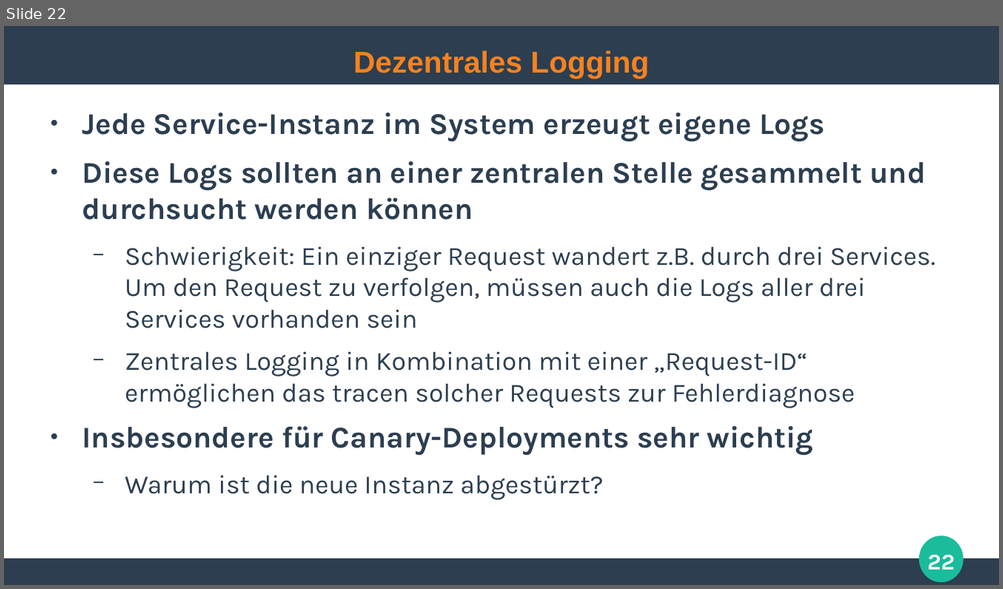
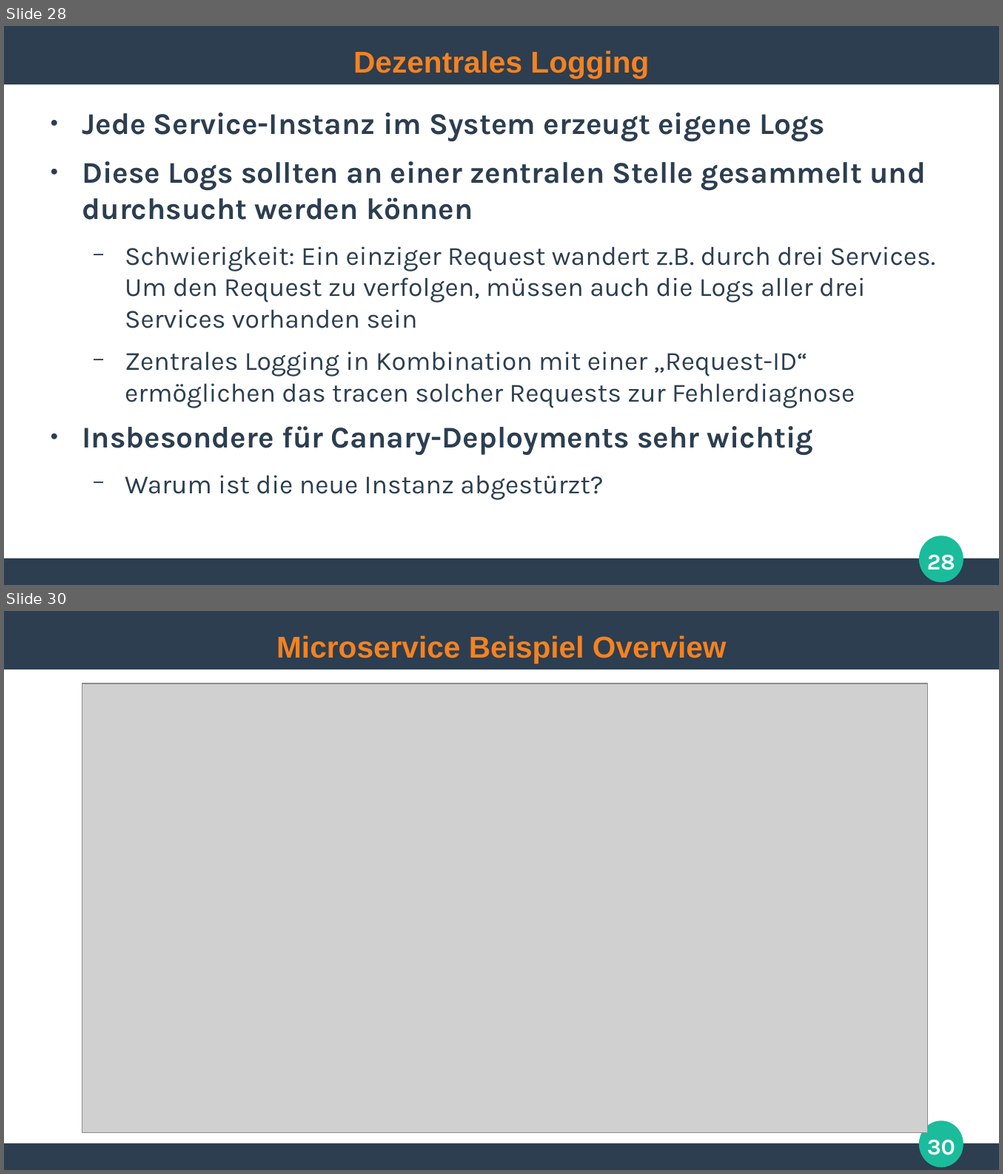
Before and after one commit to ghandmann/HS-AlbSig-WebAnwendungen2, a slide deck: Kapitel/10_Microservice_Architecture.odp. Shown one above the other, each under a label of ours: slide 22 before the commit, slides 28 and 30 after it; the slides between them are not shown. The pictures are 1003x589 and 1003x1174 pixels, drawn with LibreOffice and Linux fonts; fonts in the diff are those of the drawing; grey boxes stand for pictures. Boxes give left, top, right and bottom in pixels: in the first picture for what was removed or moved away, otherwise in the second. Text is boxed around its words. In the diff, an @@ line names an element or a change of style, - is before the commit and + after.

```diff
--- a/Kapitel/10_Microservice_Architecture.odp
+++ b/Kapitel/10_Microservice_Architecture.odp
@@ slide 30 added at (4, 611, 999, 1170), background #FFFFFF; not listed: 3 template elements that a slide beside it also shows @@
@@ title added at (276, 635, 726, 664), 24 pt, text #F58220, bold @@
+Microservice Beispiel Overview
@@ picture added at (82, 684, 928, 1133) @@
@@ page number added at (927, 1140, 955, 1156), 18 pt, text #FFFFFF, bold @@
+30
@@ what was slide 22 is now slide 28 @@
@@ page number at (927, 555, 955, 571): text changed @@
-22
+28
```
Also in this commit, not shown: 5 slides changed, 6 other slides added, 1 other file.
